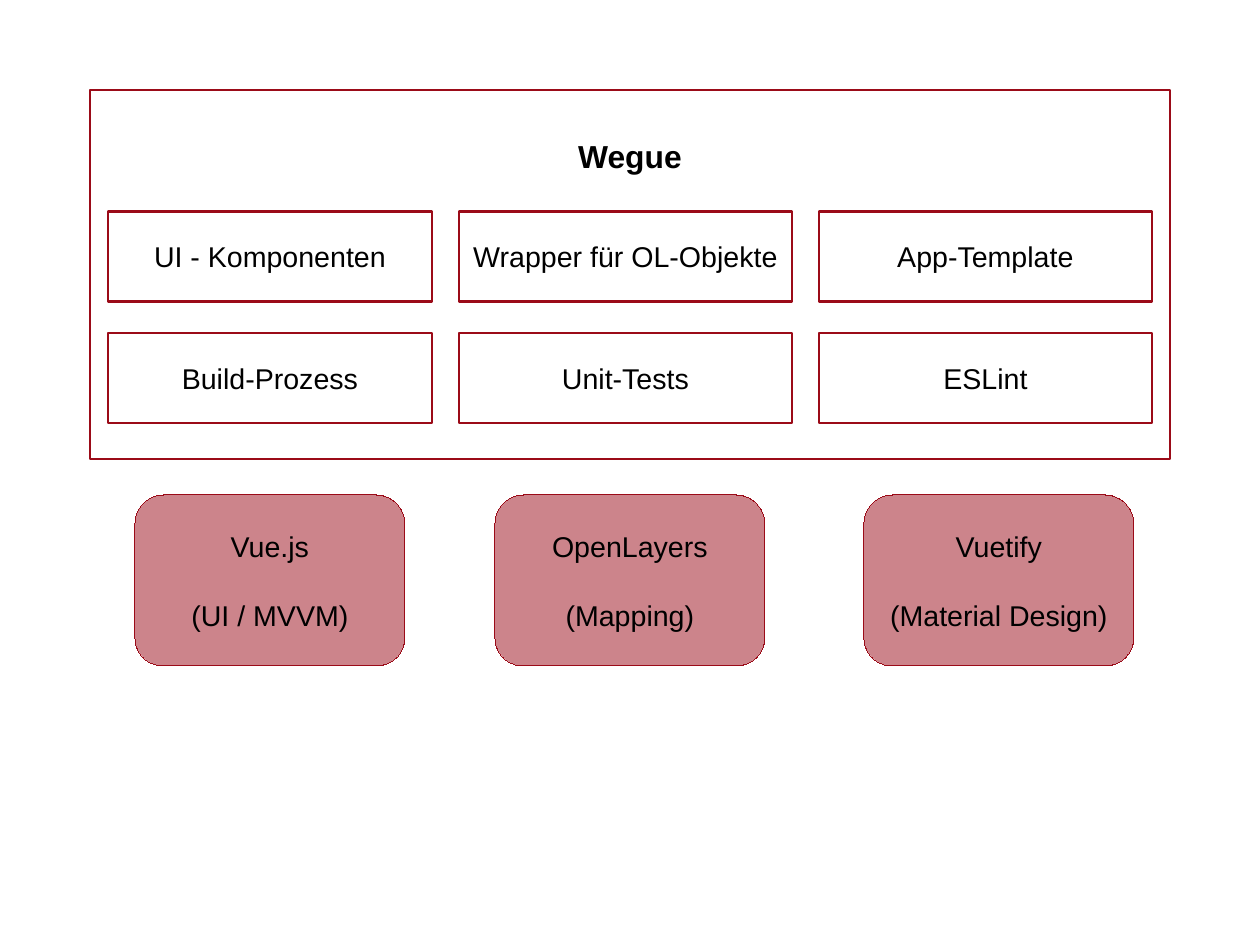
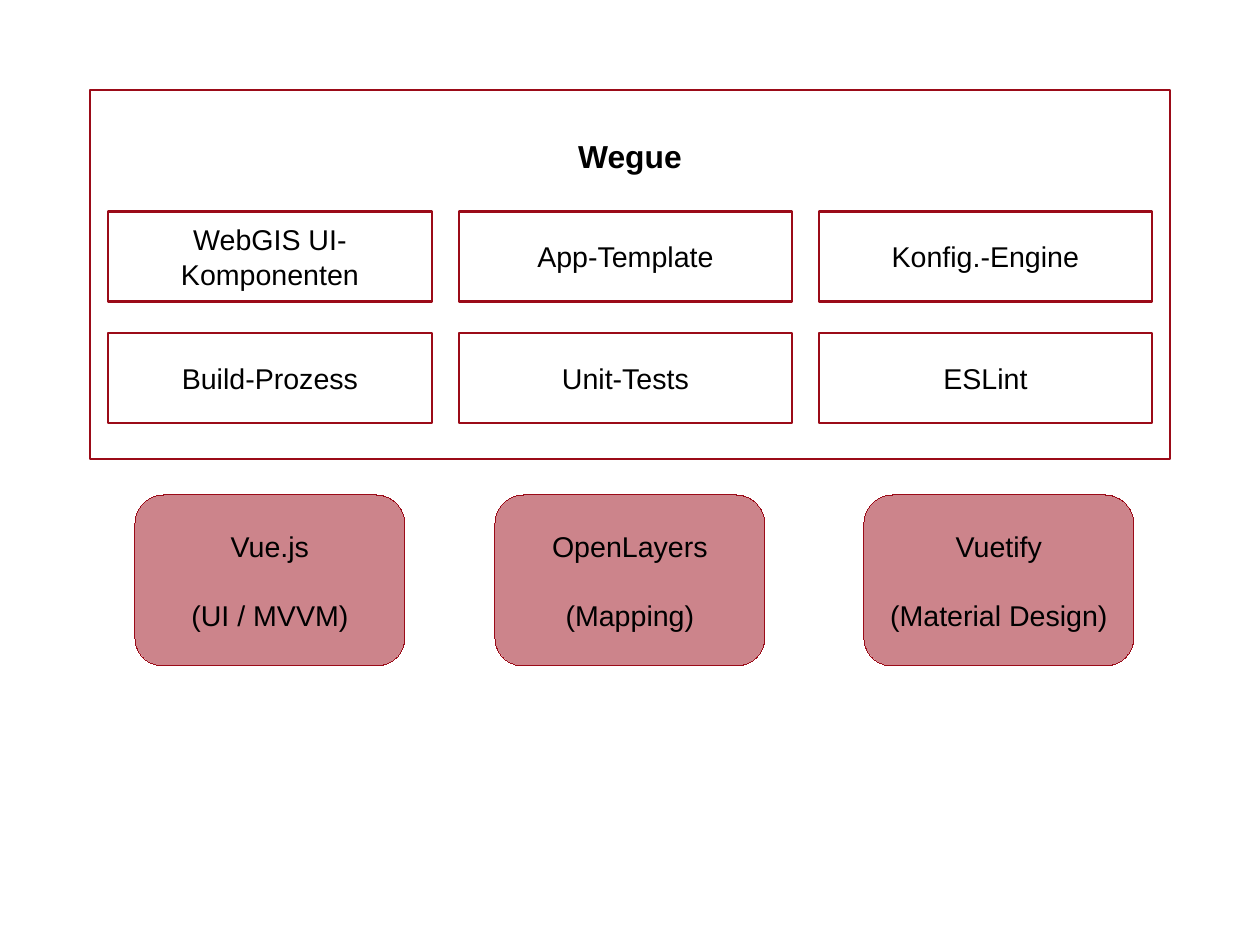
Before and after one commit to meggsimum/agit2019, a slide deck: slide 1 of wegue-talk/architecture.odp. Drawn at 1260x945 pixels with LibreOffice and Linux fonts; fonts in the diff are those of the drawing. Boxes give left, top, right and bottom in pixels: in the first picture for what was removed or moved away, otherwise in the second. Text is boxed around its words. In the diff, an @@ line names an element or a change of style, - is before the commit and + after.

Commit message:
Update architecture schema raw file

```diff
--- a/wegue-talk/architecture.odp
+++ b/wegue-talk/architecture.odp
@@ text in rectangle at <box>181,229,359,290</box>: text changed @@
-UI - Komponenten
+WebGIS UI-
+Komponenten
@@ text in rectangle at <box>537,246,713,273</box>: text changed @@
-Wrapper für OL-Objekte
+App-Template
@@ text in rectangle at <box>892,246,1079,273</box>: text changed @@
-App-Template
+Konfig.-Engine
```
